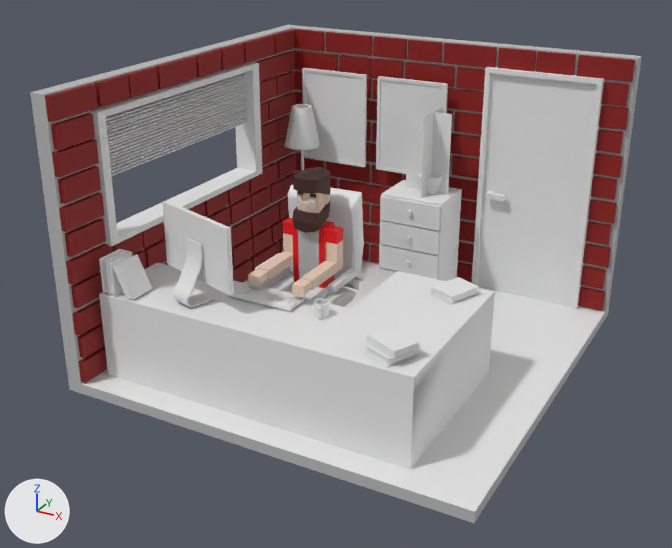
The FBX model Assets/Graphic Assets/3D Models/Stanza1/Asset  room.fbx, before and after one commit.
One viewpoint serves both versions: a 50 mm lens placed at (2.98, -5.69, 2.45), pointed at (-0.01, -0.26, -0.26). The axes (+X, +Y, +Z) are drawn at lower left. The lights are the same throughout. Where no turn or scale is listed for an object, it has been applied to the vertices.
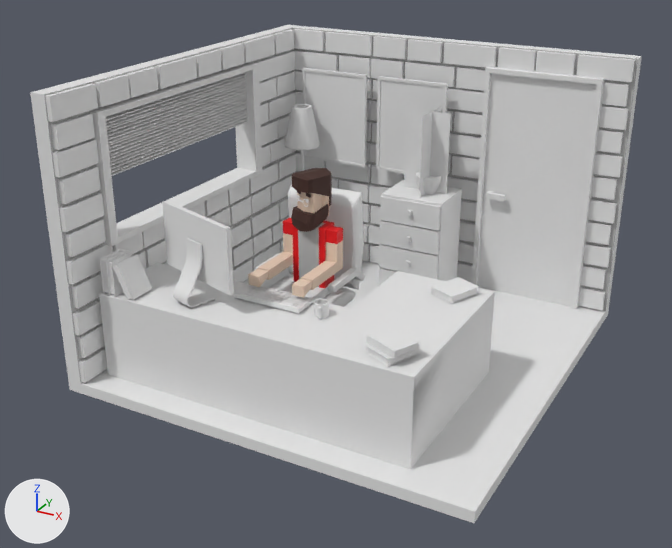
The change, as a list of edits to the scene's bpy script:
```text
Change mat_brick:
    mat_brick.base_color: (0.26, 0.00526, 0.00276) -> (0.8, 0.8, 0.8)  # red #8b1009 -> white #e7e7e7
Add mat_bordo_muro:
    mat_bordo_muro = principled_material('Bordo muro')
    mat_bordo_muro.base_color = (0.8, 0.8, 0.8)  # white #e7e7e7
    mat_bordo_muro.roughness = 0.553
Change me_cube_038:
    where me_cube_038.from_pydata(...)  # 46 vertices, 46 faces; spans x -1.53..1.53, y -1.53..1.53, z -1.06..1.06
    used by ob_cube_009; location = (0.08, -0.044, 0.1)
    me_cube_038 part 1: 5 of the faces centred in x -1.47, y -1.53..-0.19, z -0.56..1.06 switch from mat_material_004 (grey #b9b9b9) to mat_bordo_muro (white #e7e7e7)
    me_cube_038 part 2: 5 of the faces centred in x 0.03..1.53, y 1.12..1.47, z -1.02..1.06 switch from mat_material_004 (grey #b9b9b9) to mat_bordo_muro (white #e7e7e7)
    me_cube_038 part 3: 3 of the faces centred in x 0.03..1.53, y -1.53..-0.19, z -1.02 switch from mat_material_004 (grey #b9b9b9) to mat_bordo_muro (white #e7e7e7)
    me_cube_038 part 4: 1 of the faces centred in x -1.47, y 1.12, z 1.06 switch from mat_material_004 (grey #b9b9b9) to mat_bordo_muro (white #e7e7e7)
Change ob_plane_024:
    ob_plane_024.location: (0.119, 1.054, 0.33) -> (0.107, 1.054, 0.33)
Change ob_plane_005:
    ob_plane_005.location: (-0.341, -0.892, -0.199) -> (-0.274, -0.892, -0.199)
```

Location of each change, (x1, y1, x2, y2) in pixels of the pictures (672 x 548 px):
'Cube.006', recoloured (red to grey): (45, 29, 297, 383) in both
'Cube.000', recoloured (red to grey): (293, 29, 635, 311) in both
'Plane.024', moved: before (406, 107, 452, 198); after (405, 107, 451, 197)
'Plane.005', moved: before (226, 282, 307, 311); after (234, 285, 315, 313)
part 1 of me_cube_038, recoloured: (30, 38, 249, 389) in both
part 2 of me_cube_038, recoloured (grey to white): (289, 25, 642, 353) in both
part 3 of me_cube_038, recoloured: (70, 345, 584, 523) in both
part 4 of me_cube_038, recoloured (grey to white): (240, 25, 292, 39) in both
